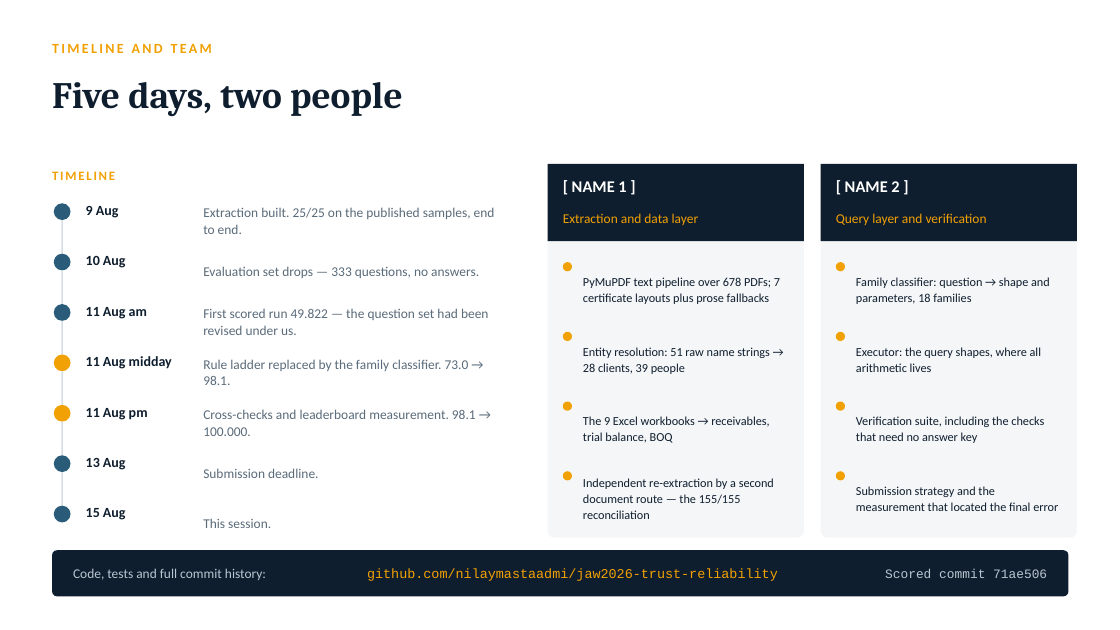
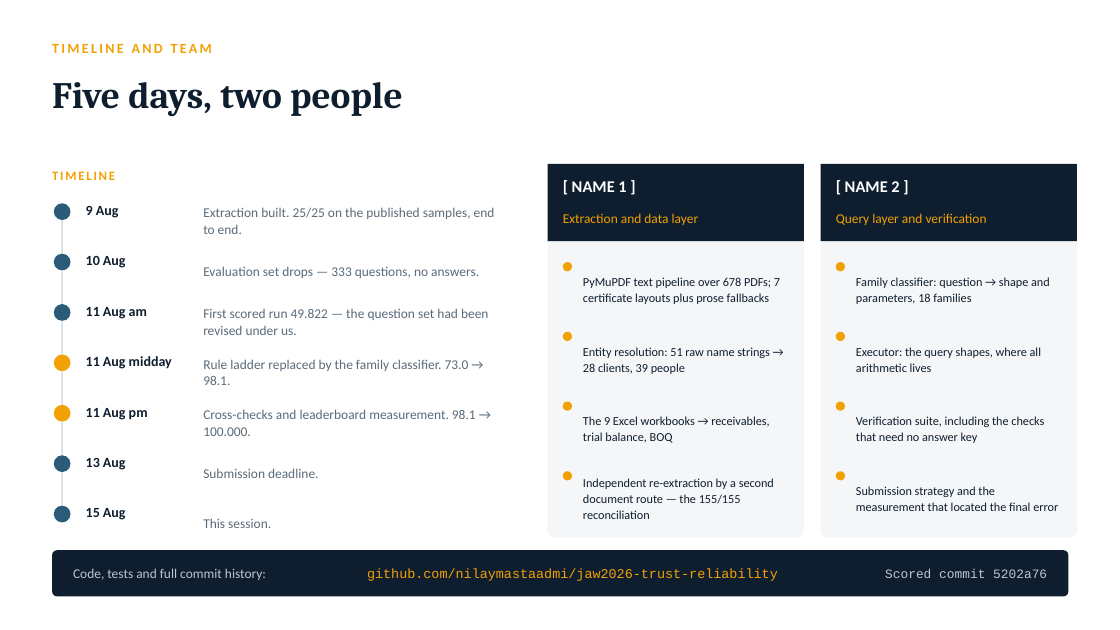
Before and after one commit to nilaymastaadmi/jaw2026-trust-reliability, a slide deck: slide 14 of presentation/JAW2026-winners-presentation.pptx. Drawn at 1120x630 pixels with LibreOffice and Linux fonts; fonts in the diff are those of the drawing. Boxes give left, top, right and bottom in pixels: in the first picture for what was removed or moved away, otherwise in the second. Text is boxed around its words. In the diff, an @@ line names an element or a change of style, - is before the commit and + after.

Commit message:
The deck cited a commit from before twenty commits of work
Slide 14 pointed judges at 71ae506 as the scored commit. That was true
when it was written and has not been since: the released 333 still score
100.000, but the commit named predates the estate parser, the schema
rebuild, the determinism fix and everything after. Pointed at 5202a76,
which is the commit that carries the submission itself.

```diff
--- a/presentation/JAW2026-winners-presentation.pptx
+++ b/presentation/JAW2026-winners-presentation.pptx
@@ text at <box>885,569,1047,578</box>: text changed @@
-Scored commit 71ae506
+Scored commit 5202a76
```
